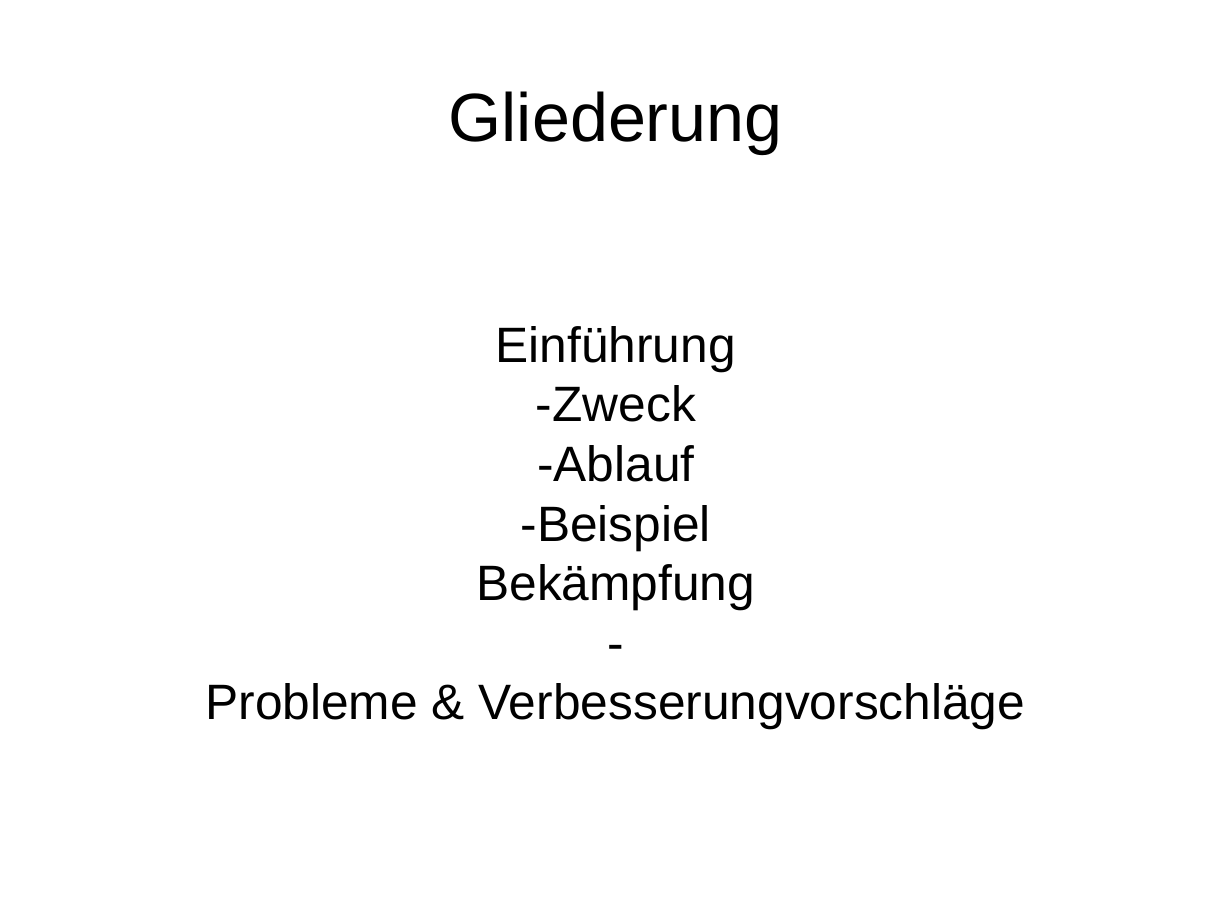
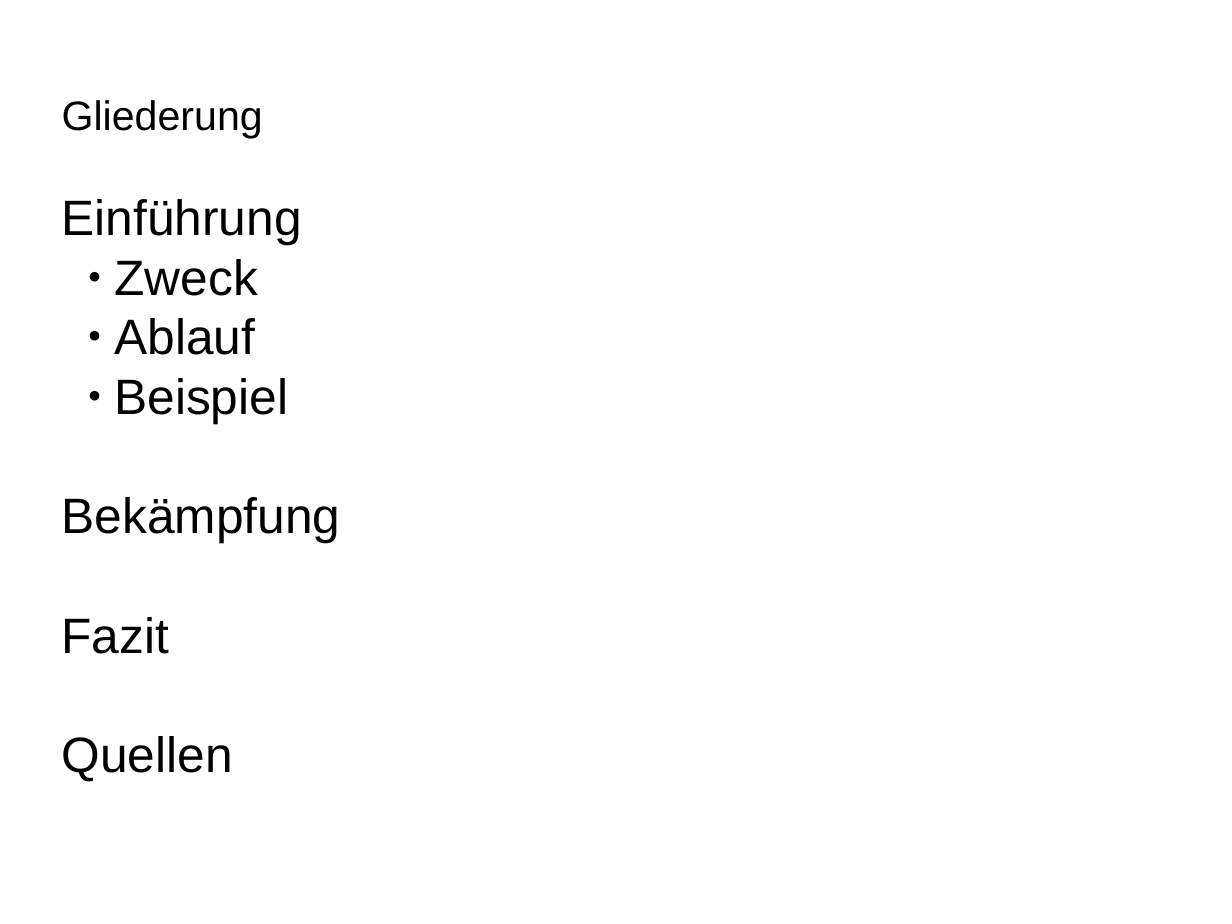
Before and after one commit to BlurryRoots/BW1, a slide deck: slide 1 of presentation/presentation.odp. Drawn at 1232x924 pixels with LibreOffice and Linux fonts; fonts in the diff are those of the drawing; background and template pictures are left out. Boxes give left, top, right and bottom in pixels: in the first picture for what was removed or moved away, otherwise in the second. Text is boxed around its words. In the diff, an @@ line names an element or a change of style, - is before the commit and + after.

Commit message:
presentation

```diff
--- a/presentation/presentation.odp
+++ b/presentation/presentation.odp
@@ title "Gliederung": place and size @@
-title "Gliederung" at <box>449,91,783,153</box>
+title "Gliederung" at <box>62,100,263,139</box>
@@ title "Gliederung" at <box>62,100,263,139</box>: size 44 to 26.5 pt; alignment centre to left @@
@@ subtitle "Einführung": place and size @@
-subtitle "Einführung" at <box>205,326,1026,729</box>
+subtitle "Einführung" at <box>62,199,341,781</box>
@@ subtitle at <box>62,199,341,543</box>: alignment centre to left @@
@@ subtitle at <box>114,259,288,424</box>: text changed @@
--Zweck
--Ablauf
--Beispiel
+  ● Zweck
+  ● Ablauf
+  ● Beispiel
@@ subtitle at <box>62,617,233,781</box>: text changed @@
--
-Probleme & Verbesserungvorschläge
+Fazit
+Quellen
```
Also in this commit, not shown: 2 other slides changed, 6 slides added.
